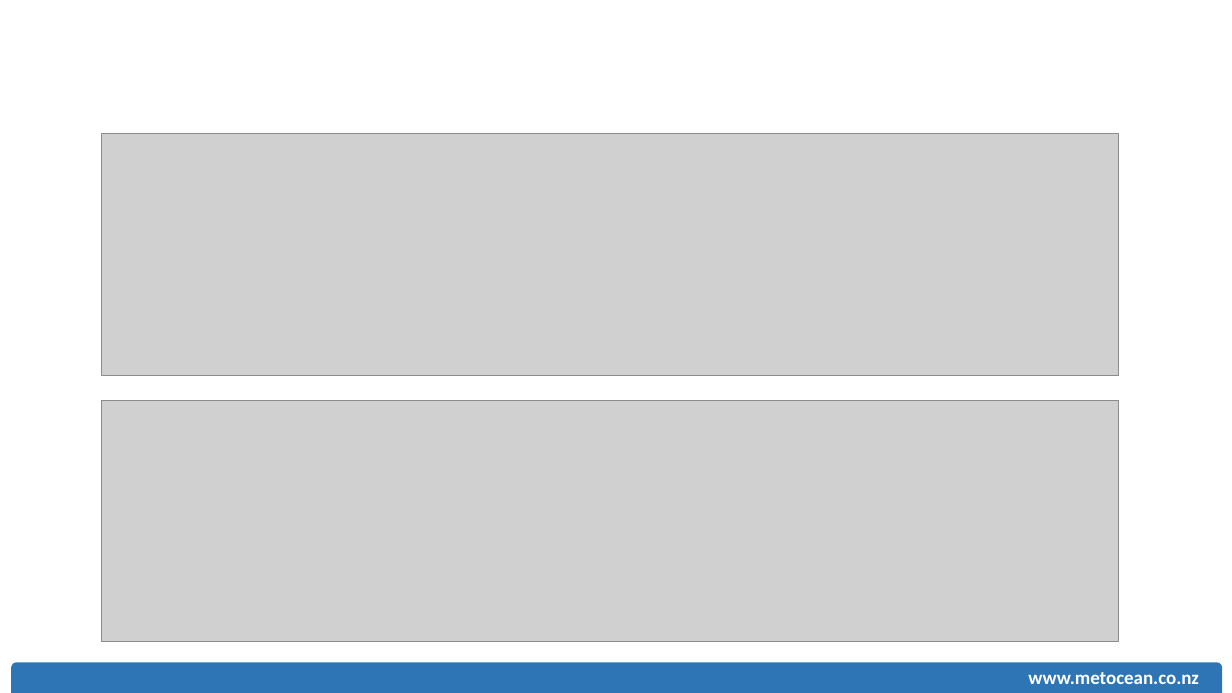
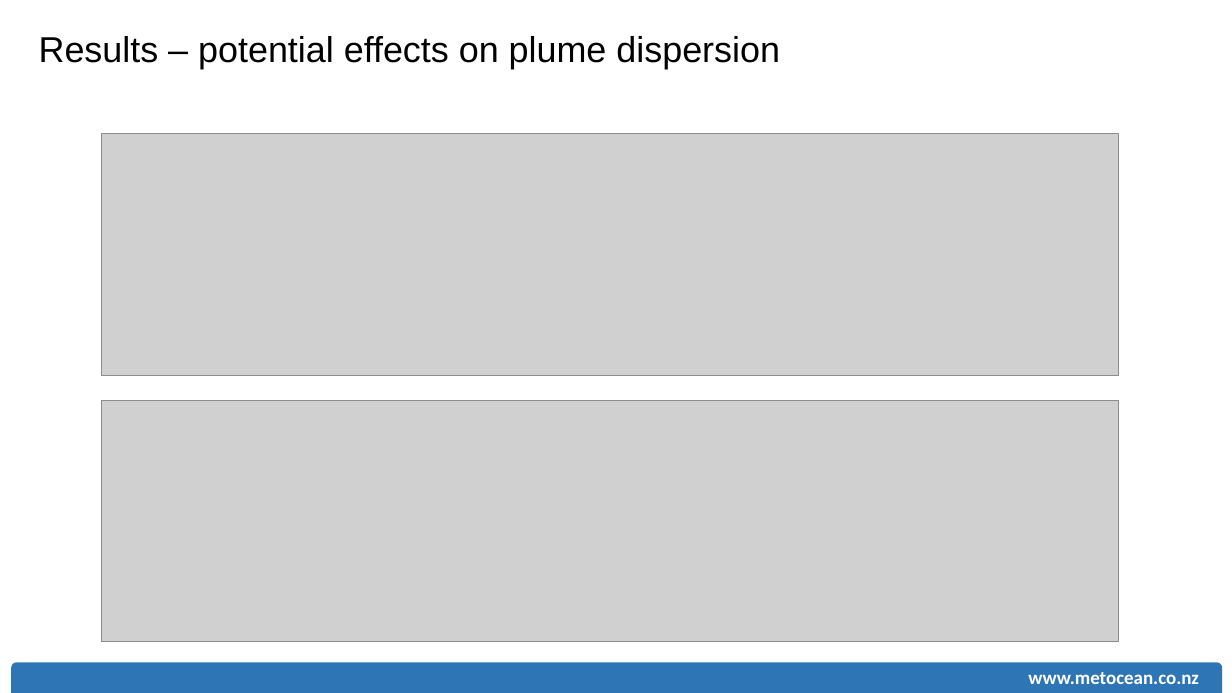
Before and after one commit to rsoutelino/CeP2015, a slide deck: slide 14 of soutelino_MSL_CeP2015.pptx (slide 15 before the commit). Drawn at 1232x693 pixels with LibreOffice and Linux fonts; fonts in the diff are those of the drawing; grey boxes stand for pictures. Boxes give left, top, right and bottom in pixels: in the first picture for what was removed or moved away, otherwise in the second. Text is boxed around its words. In the diff, an @@ line names an element or a change of style, - is before the commit and + after.

```diff
--- a/soutelino_MSL_CeP2015.pptx
+++ b/soutelino_MSL_CeP2015.pptx
@@ text added at (39,36,780,69), 28 pt, text #000000 @@
+Results – potential effects on plume dispersion
```
Also in this commit, not shown: 12 other slides changed, 1 slide removed.
